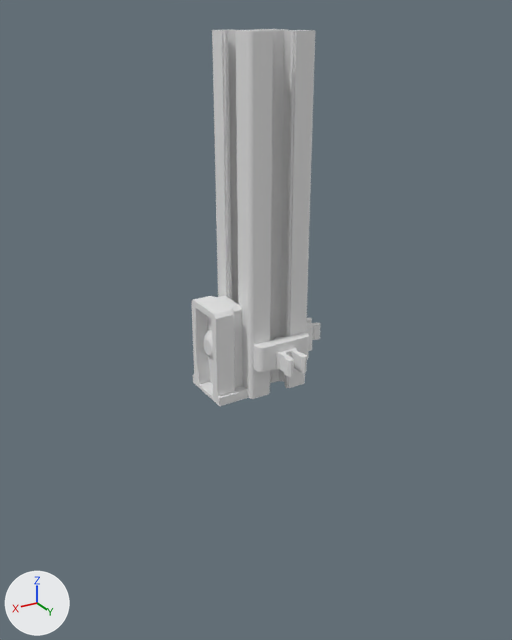
The Blender file blender/utils/t_slot_profile_util.blend: old version first, new version second.
One viewpoint serves both versions: a 50 mm camera at (92.3, 167.1, 103.5) aimed at (-8.6, -1.2, 19.4). The lights are fixed; the arrows at lower left show +X, +Y and +Z.

Objects in the first picture: '20x20x100_N6', 'm5_mount_with_align', 'screw_m5x10', 't_slot_nut_6_mkg_clip'.
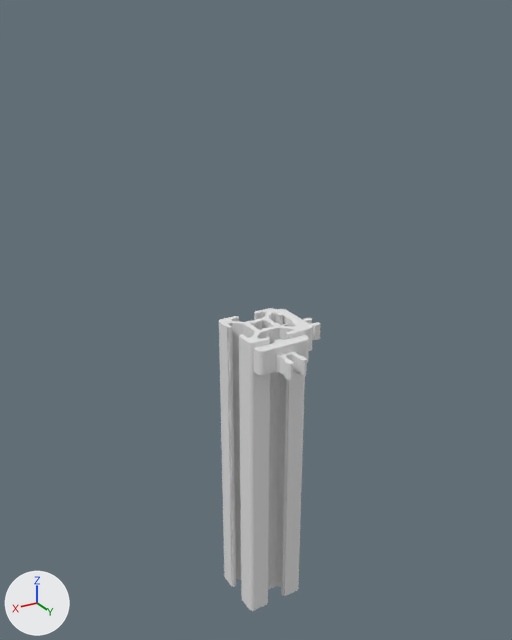
Location of each change, (x1, y1, x2, y2) in pixels of the pictures (512 x 640 px):
'20x20x100_N6', moved: before (212, 29, 315, 399); after (219, 308, 306, 611)
'm5_mount_with_align', hidden: before (191, 296, 248, 406)
't_slot_nut_6_mkg_clip', moved: before (254, 332, 309, 377); after (254, 335, 309, 380)
'screw_m5x10', hidden: before (204, 330, 213, 360)

The edits, one by one:
Object 'm5_mount_with_align' (ob_m5_mount_with_align) is now hidden.
Object 'screw_m5x10' (ob_screw_m5x10) is now hidden.
Object 'screw_m5x10_tolerance_cutout' (ob_screw_m5x10_tolerance_cutout) is now hidden.
Object '20x20x100_N6' (ob_20x20x100_n6) moves from (-10.0, 0.0, 0.0) to (-10.0, 0.0, -82.0).
Object 'slot_align_hole' (ob_slot_align_hole) is now hidden.
Object 't_slot_nut_6_mkg_clip' (ob_t_slot_nut_6_mkg_clip) moves from (-10.0, 10.4, 16.9) to (-10.0, 10.4, 15.9).
